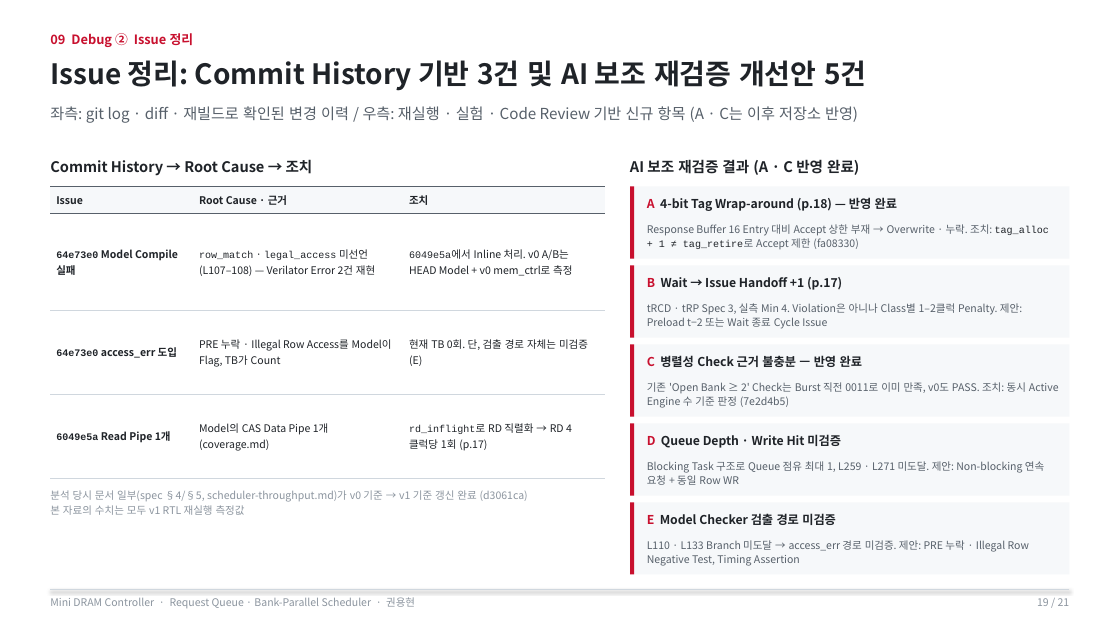
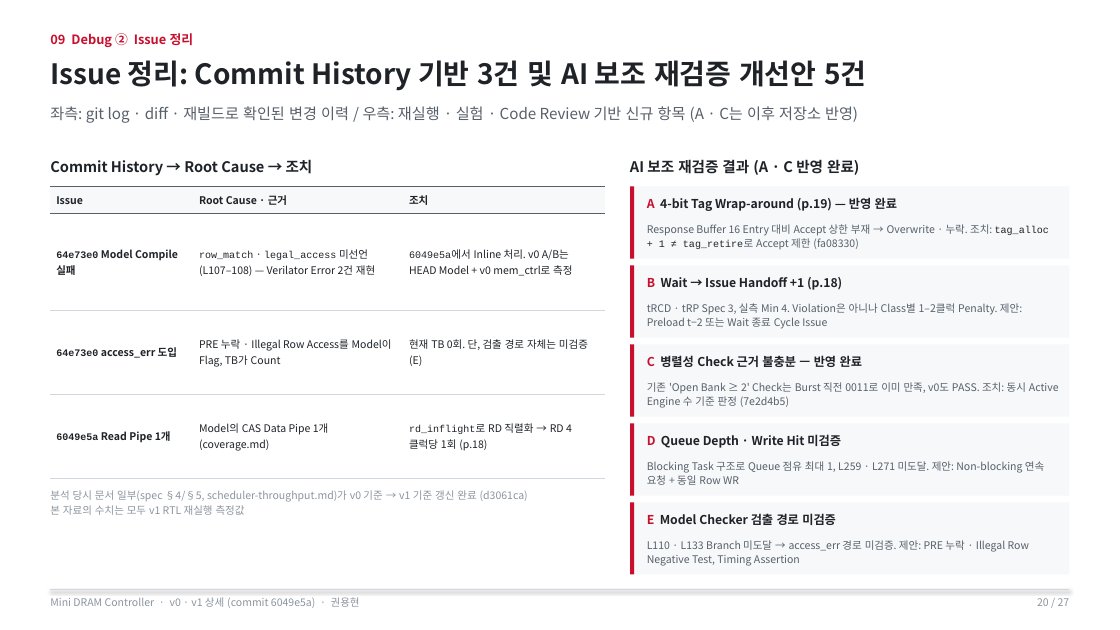
Before and after one commit to yhkwon-git/mini-dram-controller, a slide deck: slide 20 of portfolio-deck/MiniDramController_Portfolio.pptx (slide 19 before the commit). Drawn at 1120x630 pixels with LibreOffice and Linux fonts; fonts in the diff are those of the drawing. Boxes give left, top, right and bottom in pixels: in the first picture for what was removed or moved away, otherwise in the second. Text is boxed around its words. In the diff, an @@ line names an element or a change of style, - is before the commit and + after.

```diff
--- a/portfolio-deck/MiniDramController_Portfolio.pptx
+++ b/portfolio-deck/MiniDramController_Portfolio.pptx
@@ table at box(50, 187, 605, 478) @@
-row 4, column 3: rd_inflight로 RD 직렬화 → RD 4클럭당 1회 (p.17)
+row 4, column 3: rd_inflight로 RD 직렬화 → RD 4클럭당 1회 (p.18)
@@ text at box(647, 277, 842, 290): text changed @@
-B Wait → Issue Handoff +1 (p.17)
+B Wait → Issue Handoff +1 (p.18)
@@ text at box(50, 597, 360, 608): text changed @@
-Mini DRAM Controller · Request Queue · Bank-Parallel Scheduler · 권용현
+Mini DRAM Controller · v0 · v1 상세 (commit 6049e5a) · 권용현
@@ text at box(1037, 598, 1070, 606): text changed @@
-19 / 21
+20 / 27
```
Also in this commit, not shown: 20 other slides changed, 6 slides added, 3 other files.
